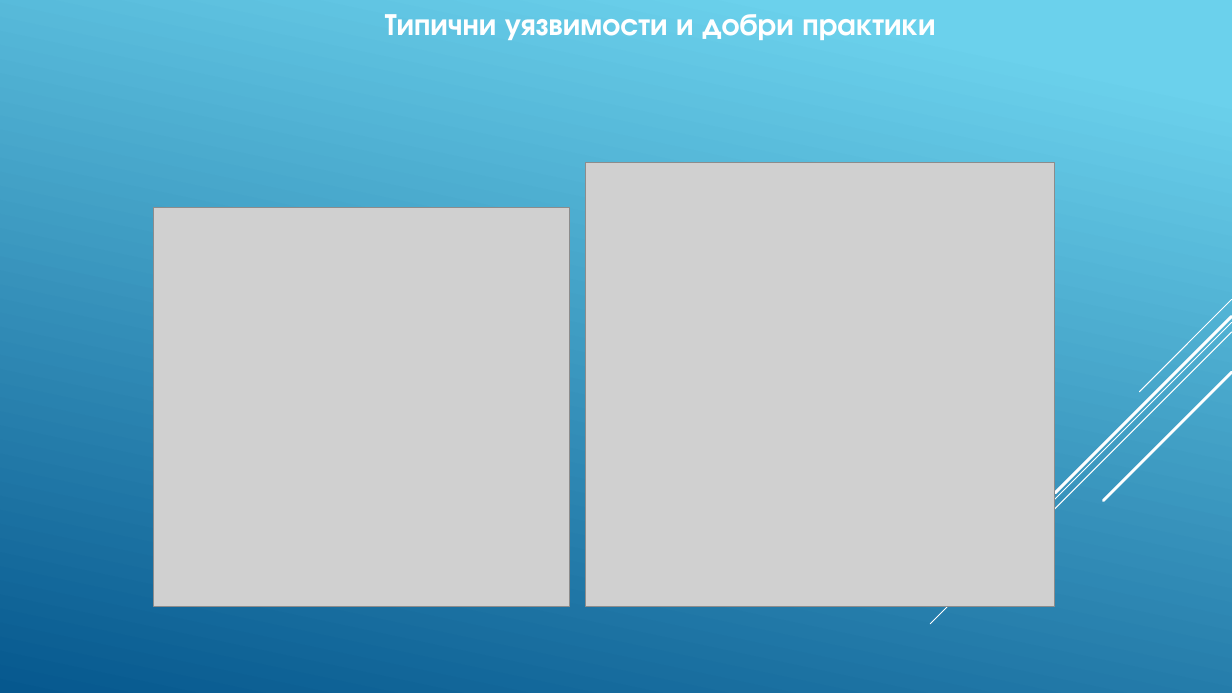
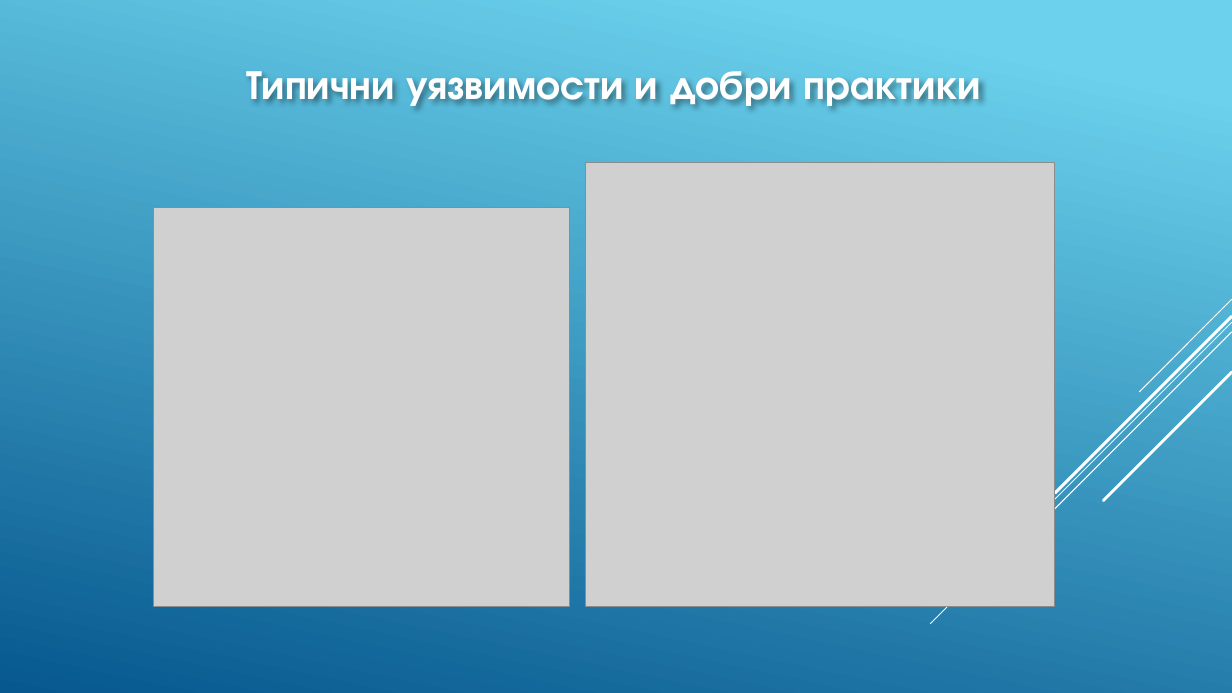
Before and after one commit to pgee-dzi2024/Theme_2501, a slide deck: slide 6 of dr/Защита.pptx. Drawn at 1232x693 pixels with LibreOffice and Linux fonts; fonts in the diff are those of the drawing; grey boxes stand for pictures. Boxes give left, top, right and bottom in pixels: in the first picture for what was removed or moved away, otherwise in the second. Text is boxed around its words. In the diff, an @@ line names an element or a change of style, - is before the commit and + after.

```diff
--- a/dr/Защита.pptx
+++ b/dr/Защита.pptx
@@ text "Типични уязвимости и добри практики": place and size @@
-text "Типични уязвимости и добри практики" at box(385, 14, 935, 40)
+text "Типични уязвимости и добри практики" at box(246, 71, 982, 110)
@@ text "Типични уязвимости и добри практики" at box(246, 71, 982, 110): size 24 to 32 pt @@
```
Also in this commit, not shown: 7 other slides changed, 1 slide added, 1 slide removed, 3 other files.
